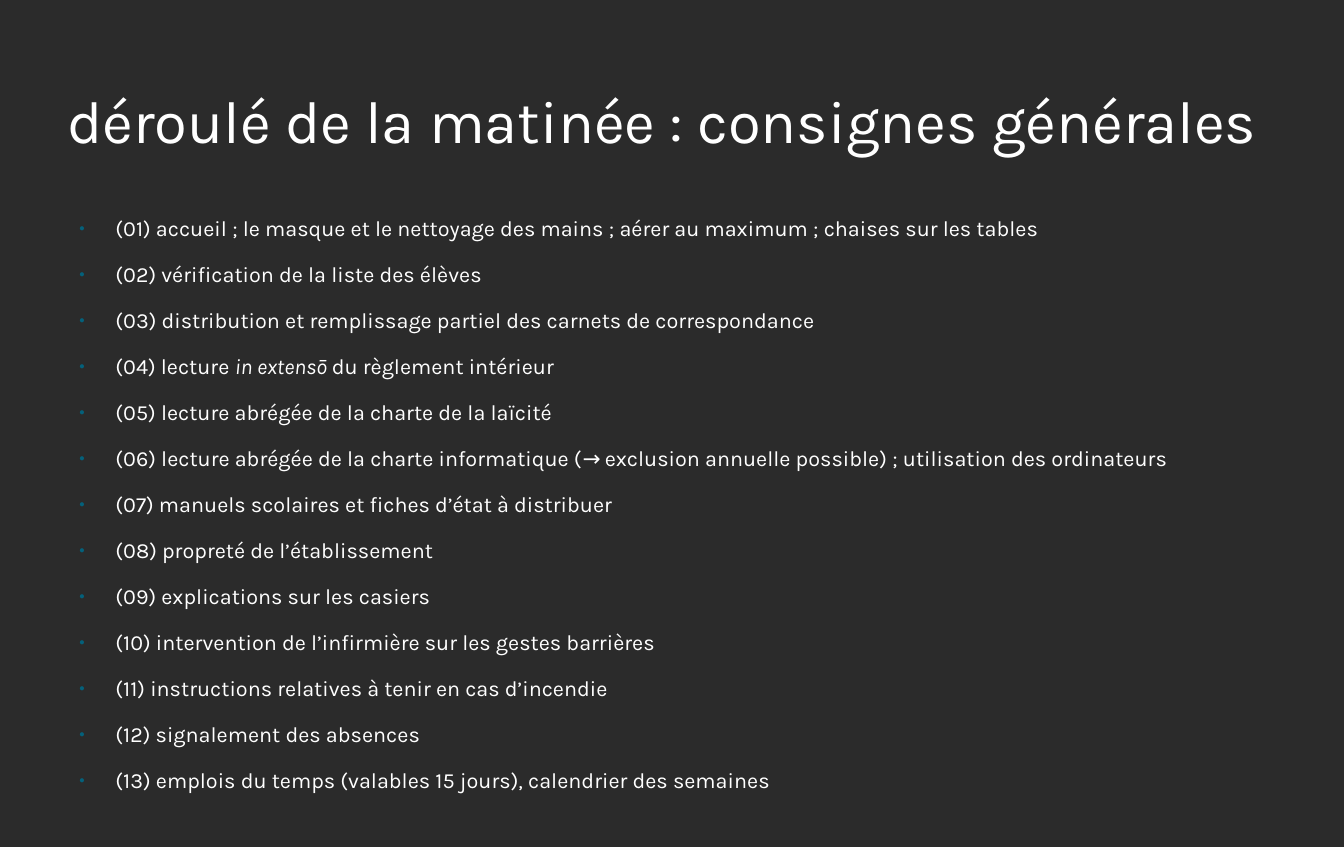
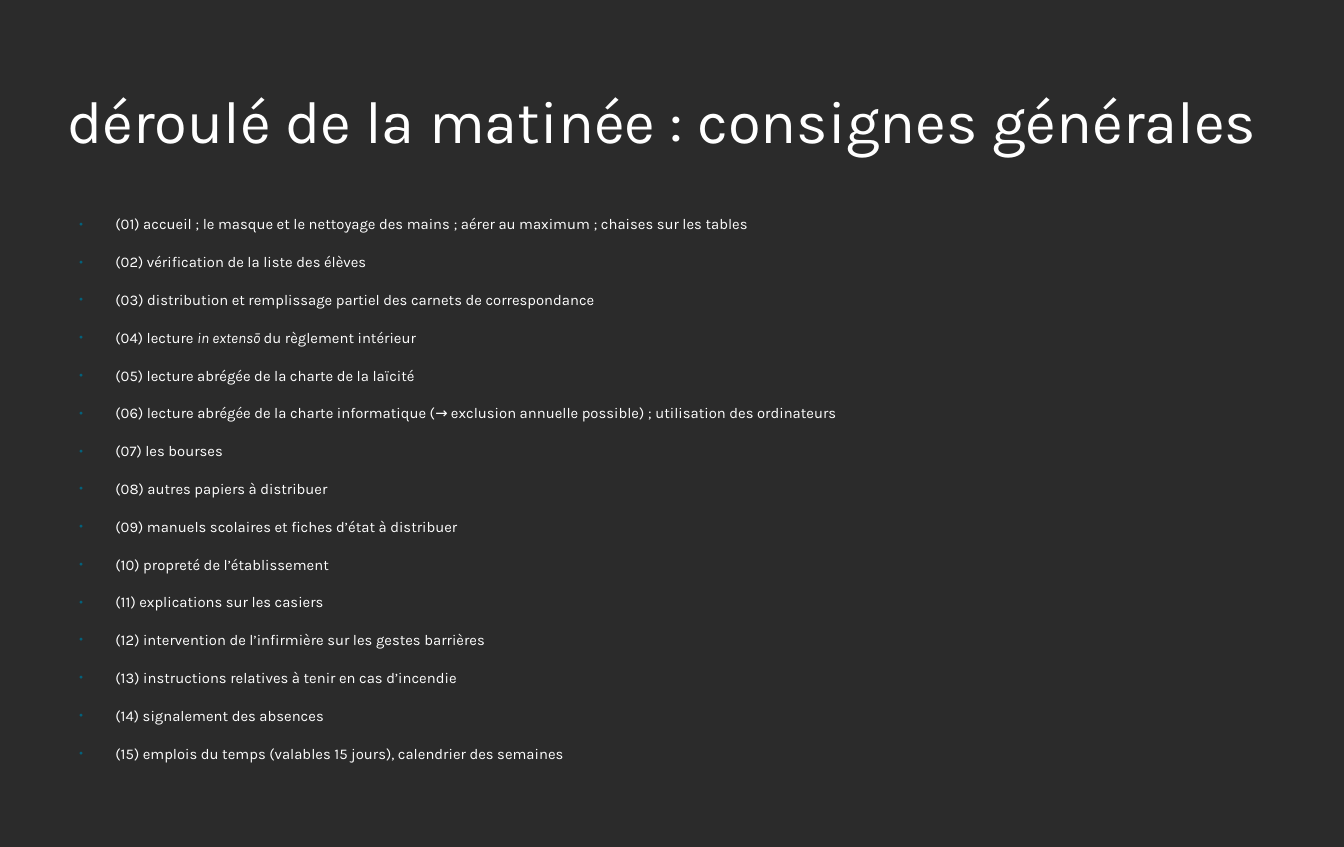
Before and after one commit to suizokukan/discipulis, a slide deck: slide 2 of F3/présentation_de_l_année/présentation de l'année.odp. Drawn at 1344x847 pixels with LibreOffice and Linux fonts; fonts in the diff are those of the drawing; background and template pictures are left out; a plain dark background stands for a picture behind light text. Boxes give left, top, right and bottom in pixels: in the first picture for what was removed or moved away, otherwise in the second. Text is boxed around its words. In the diff, an @@ line names an element or a change of style, - is before the commit and + after.

Commit message:
nouveau fichier : "F3/pr\303\251sentation_de_l_ann\303\251e/calcul des points au brevet.odt" nouveau fichier : "F3/pr\303\251sentation_de_l_ann\303\251e/calcul des points au brevet.pdf" modifié :         "F3/pr\303\251sentation_de_l_ann\303\251e/pr\303\251sentation de l'ann\303\251e.odp"

```diff
--- a/F3/présentation_de_l_année/présentation de l'année.odp
+++ b/F3/présentation_de_l_année/présentation de l'année.odp
@@ text at [115, 218, 836, 422]: size 15.2 to 10.4 pt in "(01) accueil ; le masque et le ...", "(02) vérification de la liste des élèves", "(03) distribution et remplissage partiel des carnets ...", "(04) lecture in extensō du règlement intérieur" and 2 more places @@
@@ text at [115, 445, 484, 725]: text changed; size 15.2 to 10.4 pt @@
-● (07) manuels scolaires et fiches d’état à distribuer
-● (08) propreté de l’établissement
-● (09) explications sur les casiers
-● (10) intervention de l’infirmière sur les gestes barrières
-● (11) instructions relatives à tenir en cas d’incendie
-● (12) signalement des absences
-● (13) emplois du temps (valables 15 jours), calendrier des semaines
+● (07) les bourses
+● (08) autres papiers à distribuer
+● (09) manuels scolaires et fiches d’état à distribuer
+● (10) propreté de l’établissement
+● (11) explications sur les casiers
+● (12) intervention de l’infirmière sur les gestes barrières
+● (13) instructions relatives à tenir en cas d’incendie
+● (14) signalement des absences
+● (15) emplois du temps (valables 15 jours), calendrier des semaines
```
Also in this commit, not shown: 2 other files.
